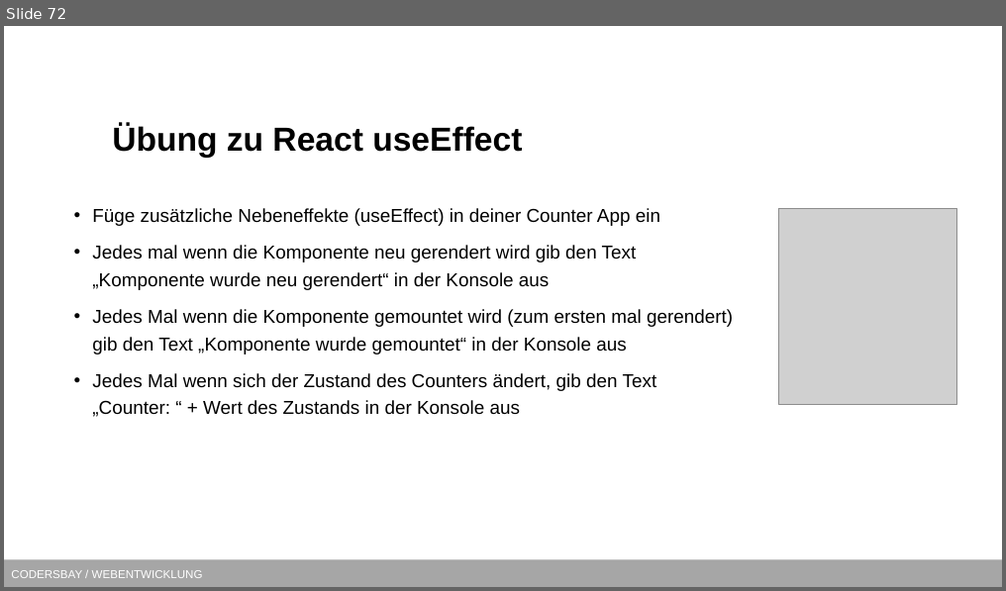
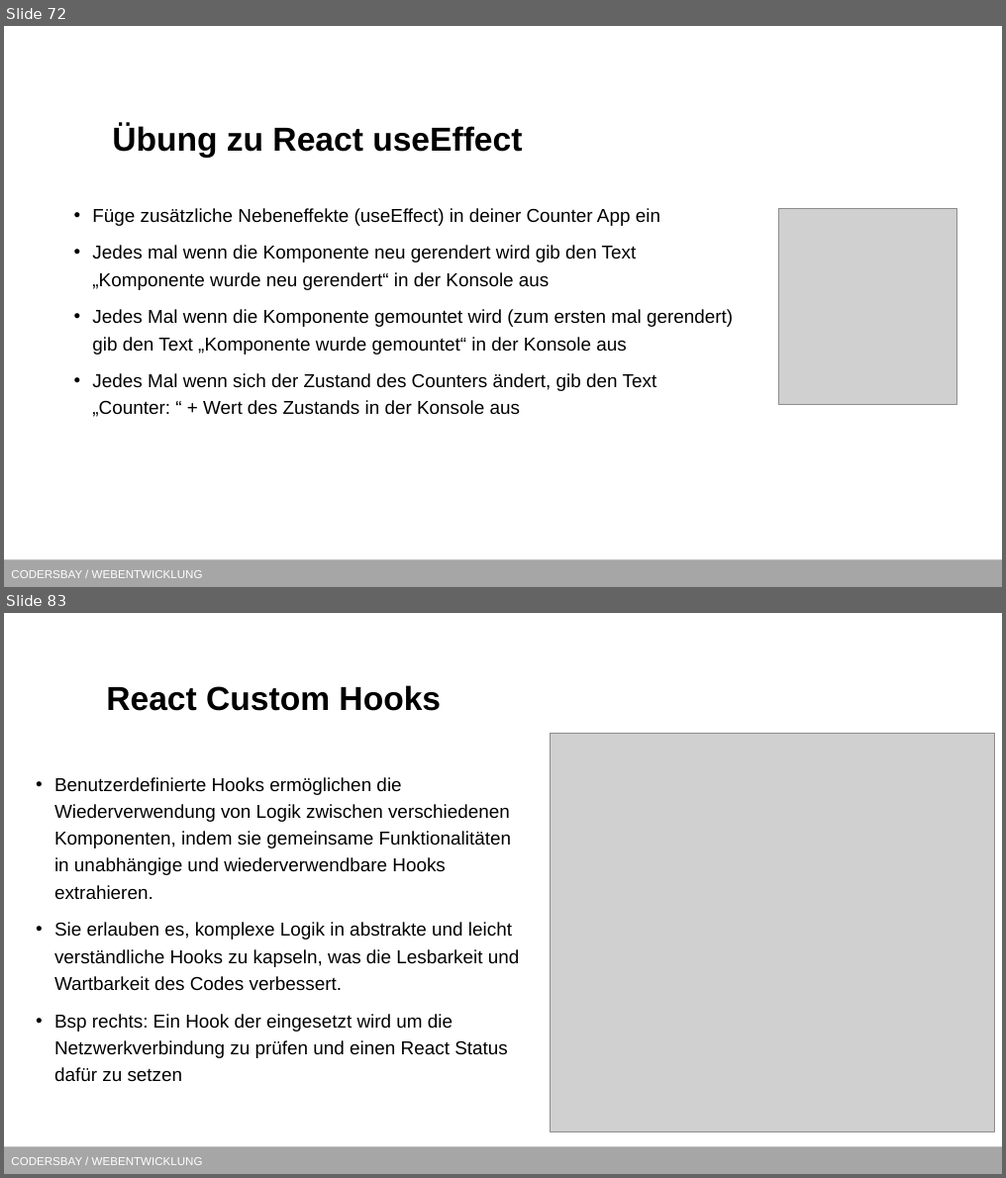
Before and after one commit to kodo89/Webentwicklung_23_24, a slide deck: 9. React/React.pptx. Shown one above the other, each under a label of ours: slide 72 before the commit, slides 72 and 83 after it; the slides between them are not shown. The pictures are 1006x591 and 1006x1178 pixels, drawn with LibreOffice and Linux fonts; fonts in the diff are those of the drawing; grey boxes stand for pictures; background and template pictures are left out. Boxes give left, top, right and bottom in pixels: in the first picture for what was removed or moved away, otherwise in the second. Text is boxed around its words. In the diff, an @@ line names an element or a change of style, - is before the commit and + after.

Commit message:
React Backend & Routing

```diff
--- a/9. React/React.pptx
+++ b/9. React/React.pptx
@@ slide 83 added at [4, 613, 1002, 1174], background #FFFFFF; not listed: 1 template element that a slide beside it also shows @@
@@ title added at [106, 685, 441, 711], 32 pt, text #000000, bold @@
+React Custom Hooks
@@ picture added at [549, 733, 994, 1133] @@
@@ text added at [54, 777, 520, 1082], 18 pt, text #000000 @@
+• Benutzerdefinierte Hooks ermöglichen die Wiederverwendung von Logik zwischen verschiedenen Komponenten, indem sie gemeinsame Funktionalitäten in unabhängige und wiederverwendbare Hooks extrahieren.
+• Sie erlauben es, komplexe Logik in abstrakte und leicht verständliche Hooks zu kapseln, was die Lesbarkeit und Wartbarkeit des Codes verbessert.
+• Bsp rechts: Ein Hook der eingesetzt wird um die Netzwerkverbindung zu prüfen und einen React Status dafür zu setzen
```
Also in this commit, not shown: 4 slides changed, 24 other slides added, 12 other files.
